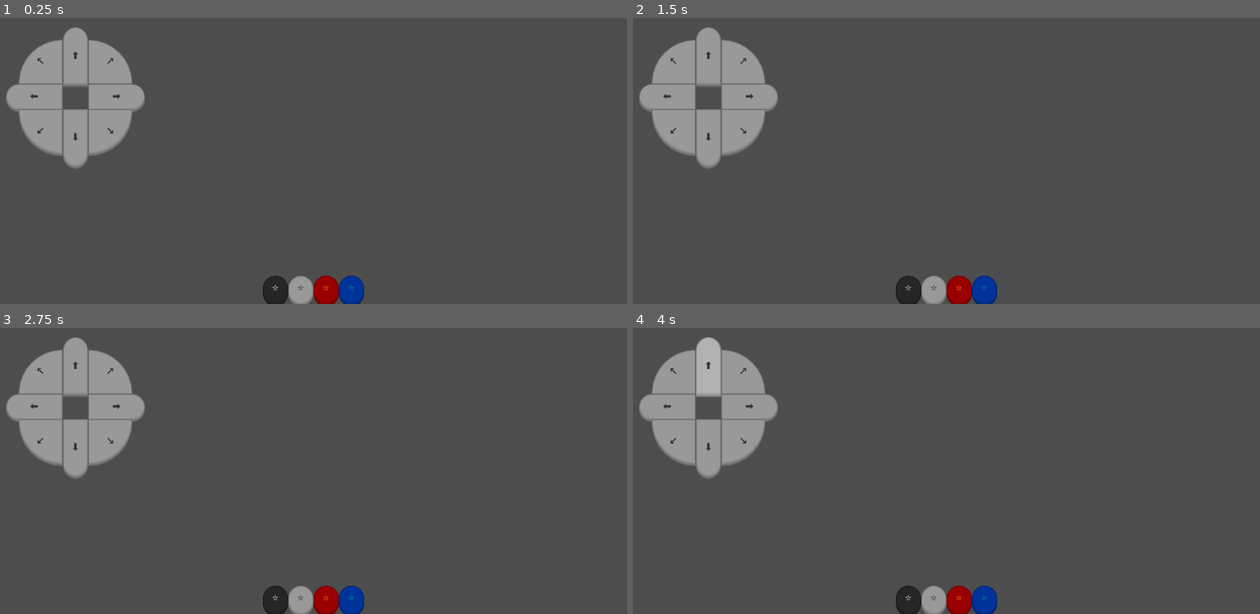
Above: before the commit, frames 1-4 (two rows, left to right).
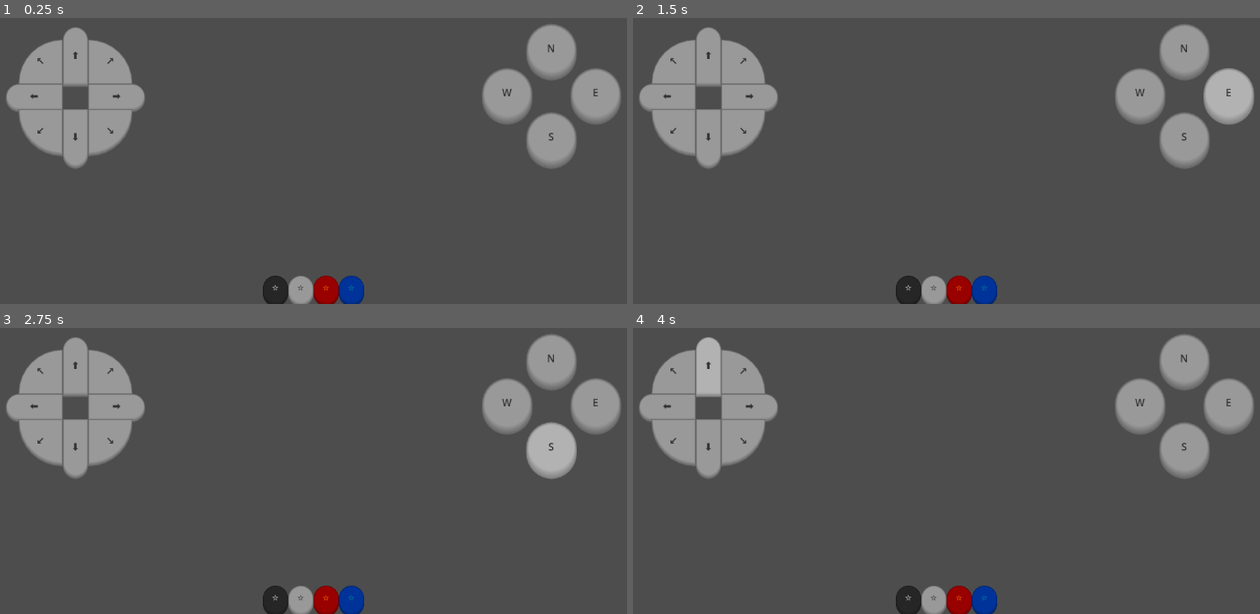
Above: after the commit, the same moments.

Repository: HawaTechnologies/virtualpad-client
Game: Godot game, scene res://main.tscn
Two runs of this game, one before a commit and one after it. Both use one fixed random seed, a clock stepped at 60 frames per second and the inputs below.
Inputs (mouse positions are in pixels of both pictures, inside the frame that each line leads up to):
- Up to frame 1 (0.25 s): no input
- Up to frame 2 (1.5 s): click (1184, 55) at 0.5 s, where only the run after the commit has a clickable "N"; click (1228, 100) at 1.25 s, where only the run after the commit has a clickable "E"
- Up to frame 3 (2.75 s): click (551, 453) at 2 s, where only the run after the commit has a clickable "S"
- Up to frame 4 (4 s): click (1140, 410) at 2.75 s, where only the run after the commit has a clickable "W"; click "⬆" at 3.5 s

The runs differ from the first frame. In frame 1, 4.9% of the frame differs, in the area x 76-99%, y 2-53%; in frame 2, 4.9%, in the area x 76-100%, y 2-53%; in frame 3, 4.9%; in frame 4, 4.9%.

Commit message:
Adding the right-pad buttons

Diff:
--- a/main.tscn
+++ b/main.tscn
@@ -193,6 +193,78 @@
 grow_horizontal = 0
 grow_vertical = 2
 
+[node name="North" type="Button" parent="Buttons/Actions"]
+layout_mode = 1
+anchors_preset = -1
+anchor_left = 0.5
+anchor_top = 0.5
+anchor_right = 0.5
+anchor_bottom = 0.5
+offset_left = -40.0
+offset_top = -110.0
+offset_right = 40.0
+offset_bottom = -30.0
+grow_horizontal = 2
+grow_vertical = 2
+text = "N"
+script = ExtResource("10_ayox1")
+metadata/color = "white"
+metadata/shape = "big-corner-radius"
+
+[node name="East" type="Button" parent="Buttons/Actions"]
+layout_mode = 1
+anchors_preset = -1
+anchor_left = 0.5
+anchor_top = 0.5
+anchor_right = 0.5
+anchor_bottom = 0.5
+offset_left = 30.0
+offset_top = -40.0
+offset_right = 110.0
+offset_bottom = 40.0
+grow_horizontal = 2
+grow_vertical = 2
+text = "E"
+script = ExtResource("10_ayox1")
+metadata/color = "white"
+metadata/shape = "big-corner-radius"
+
+[node name="South" type="Button" parent="Buttons/Actions"]
+layout_mode = 1
+anchors_preset = -1
+anchor_left = 0.5
+anchor_top = 0.5
+anchor_right = 0.5
+anchor_bottom = 0.5
+offset_left = -40.0
+offset_top = 30.0
+offset_right = 40.0
+offset_bottom = 110.0
+grow_horizontal = 2
+grow_vertical = 2
+text = "S"
+script = ExtResource("10_ayox1")
+metadata/color = "white"
+metadata/shape = "big-corner-radius"
+
+[node name="West" type="Button" parent="Buttons/Actions"]
+layout_mode = 1
+anchors_preset = -1
+anchor_left = 0.5
+anchor_top = 0.5
+anchor_right = 0.5
+anchor_bottom = 0.5
+offset_left = -110.0
+offset_top = -40.0
+offset_right = -30.0
+offset_bottom = 40.0
+grow_horizontal = 2
+grow_vertical = 2
+text = "W"
+script = ExtResource("10_ayox1")
+metadata/color = "white"
+metadata/shape = "big-corner-radius"
+
 [node name="Shoulders" type="Control" parent="Buttons"]
 layout_mode = 1
 anchors_preset = 10
